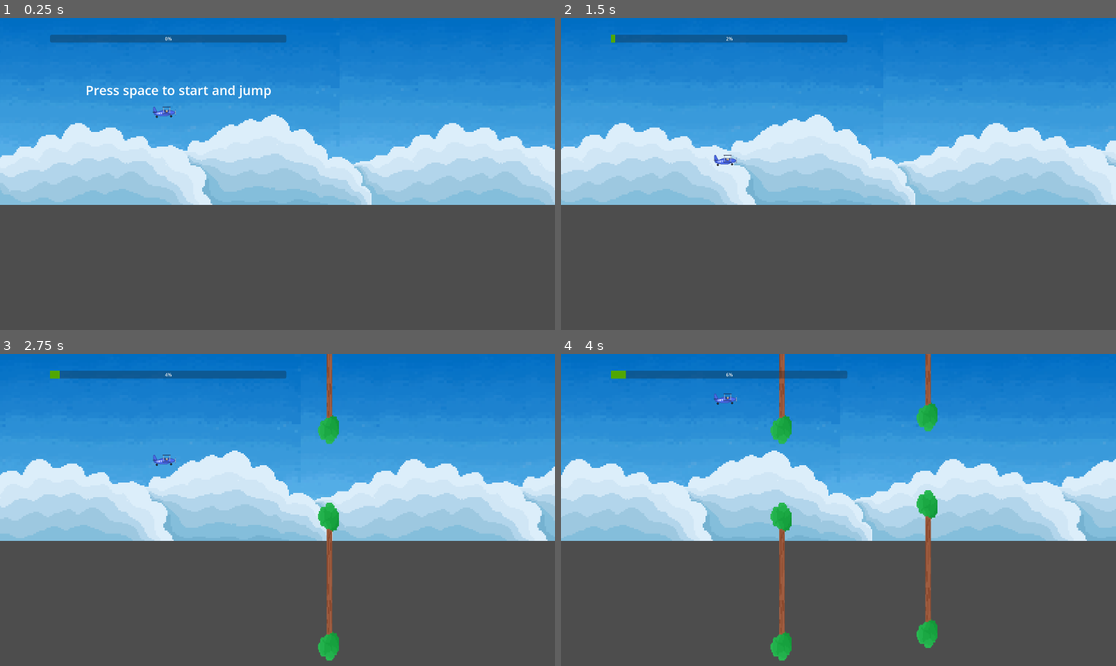
Above: before the commit, frames 1-4 (two rows, left to right).
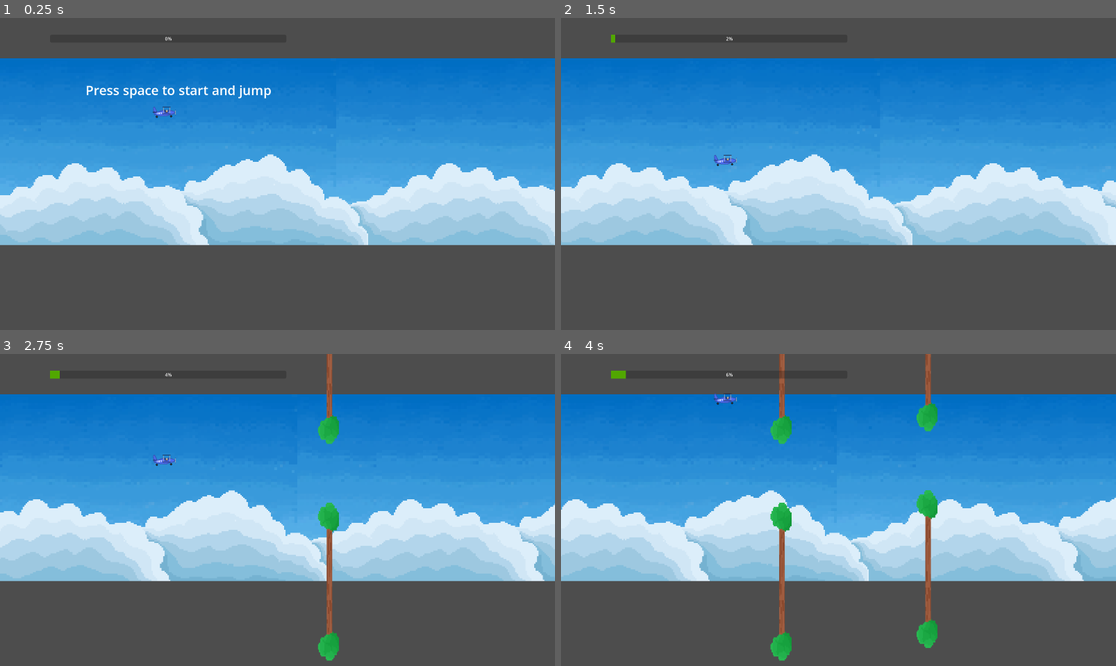
Above: after the commit, the same moments.

Repository: Orozon64/The-Sauna-Pact
Game: Godot game, scene res://scenes/flying.tscn
Two runs of this game, one before a commit and one after it. Both use one fixed random seed, a clock stepped at 60 frames per second and the inputs below. This scene is started directly instead of the project's main scene.
Inputs:
- Up to frame 1 (0.25 s): no input
- Up to frame 2 (1.5 s): tap Space at 0.5, 1.35 s; hold D (move_right) 0.53-1.28 s; hold Space 0.53-1.28 s; tap E (item_interact) at 0.6 s; hold S (move_down) from 1.28 s (still down)
- Up to frame 3 (2.75 s): tap Space at 1.52, 1.82 s; tap E (item_interact) at 1.55 s; release S (move_down) at 2.03 s; hold D (move_right) from 2.03 s (still down); hold Space from 2.03 s (still down); tap Enter (advance_dialogue) at 2.1 s
- Up to frame 4 (4 s): release D (move_right) at 2.78 s; release Space at 2.78 s; hold W (move_up) 2.78-3.53 s; tap E (item_interact) at 2.85, 3.6 s; tap Space at 3.02, 3.32 s; hold A (move_left) from 3.53 s (still down); hold Space from 3.53 s (still down)

The runs differ from the first frame. In frame 1, 58% of the frame differs, in the area x 0-100%, y 0-73%; in frame 2, 58%; in frame 3, 57%; in frame 4, 57%.

Commit message:
added game over sfx to plane

Diff:
--- a/scenes/flying.tscn
+++ b/scenes/flying.tscn
@@ -4,6 +4,7 @@
 [ext_resource type="Script" uid="uid://bgxyyt3qxapgm" path="res://scripts/flying.gd" id="1_itql5"]
 [ext_resource type="Script" uid="uid://dc2pivwqe1mm6" path="res://scripts/plane.gd" id="2_f8bqj"]
 [ext_resource type="Script" uid="uid://525dooou10pn" path="res://scripts/progress.gd" id="4_dkbag"]
+[ext_resource type="AudioStream" uid="uid://cnai7jxnsg4re" path="res://Sound Effects/FlappyBirdFly.mp3" id="4_h2m2m"]
 [ext_resource type="Texture2D" uid="uid://cbplb3373wg11" path="res://images/sprites/flyingBackgroundHigh.png" id="5_75y6s"]
 
 [sub_resource type="RectangleShape2D" id="RectangleShape2D_itql5"]
@@ -30,6 +31,10 @@
 position = Vector2(-1.5, 5)
 shape = SubResource("RectangleShape2D_itql5")
 
+[node name="FlySoundPlayer" type="AudioStreamPlayer2D" parent="Plane" unique_id=1296171907]
+stream = ExtResource("4_h2m2m")
+bus = &"SFX"
+
 [node name="ProgressBar" type="ProgressBar" parent="." unique_id=956929495]
 z_index = 10
 offset_left = 173.0
@@ -55,7 +60,7 @@
 [node name="SkyBox" type="Parallax2D" parent="." unique_id=671951024]
 z_index = -6
 scroll_scale = Vector2(0.1, 1)
-scroll_offset = Vector2(562, 333)
+scroll_offset = Vector2(-743, 472)
 repeat_size = Vector2(1294, 0)
 repeat_times = 2
 
--- a/scenes/flyingGameOver.tscn
+++ b/scenes/flyingGameOver.tscn
@@ -1,6 +1,7 @@
 [gd_scene format=3 uid="uid://cfyvwviicfyjo"]
 
 [ext_resource type="Script" uid="uid://dfhwccpggjc4c" path="res://scripts/gameOver.gd" id="1_ff314"]
+[ext_resource type="AudioStream" uid="uid://dp60h4qga6juv" path="res://Sound Effects/FlappyBirdFail.mp3" id="2_bv3ie"]
 
 [node name="Node2D" type="Node2D" unique_id=1854361263]
 position = Vector2(586, 333)
@@ -26,4 +27,8 @@
 vertical_alignment = 1
 metadata/_edit_use_anchors_ = true
 
+[node name="GameOverSoundPlayer" type="AudioStreamPlayer" parent="." unique_id=1607336771]
+stream = ExtResource("2_bv3ie")
+autoplay = true
+
 [connection signal="button_down" from="Button" to="." method="_on_button_button_down"]
--- a/scripts/dialogue_manager.gd
+++ b/scripts/dialogue_manager.gd
@@ -60,6 +60,7 @@
 		1:
 			next_scene = "finnish_map"
 			dialogue_sfx = ["ReindeerIntro/ri1", "ReindeerIntro/ri2", "ReindeerIntro/ri3", "ReindeerIntro/ri4", "ReindeerIntro/ri5", "ReindeerIntro/ri6", "ReindeerIntro/ri7", "ReindeerIntro/ri8", "ReindeerIntro/ri9", "ReindeerIntro/ri10",]
+
 	$DialogueRTLabel.text = ""
 	current_scene_dialogue = dialogue_dict.get(scene_id)
 	$TalkingSFXPlayer.stream = ResourceLoader.load("res://Sound Effects/" + dialogue_sfx[0] + ".mp3")
--- a/scripts/plane.gd
+++ b/scripts/plane.gd
@@ -56,6 +56,7 @@
 func _input(ev):
 
 	if Input.is_key_pressed(KEY_SPACE) and cooldown == 0 and !ended:
+		$FlySoundPlayer.play()
 		if !started:
 			started = true
 		print("Space")
Not shown, added: Sound Effects/FlappyBirdFail.mp3.import
Not shown, added: Sound Effects/FlappyBirdFly.mp3.import
Not shown, added: Sound Effects/SamolotBumBum.mp3.import
Not shown, added: Sound Effects/TrollCave1.mp3.import
Not shown, added: Sound Effects/TrollCave2.mp3.import
Renamed: scenes/barn.png -> images/sprites/barn.png
Not shown, added: images/sprites/barn.png.import
Renamed: scenes/house.png -> images/sprites/house.png
Not shown, added: images/sprites/house.png.import
Renamed: scenes/house2.png -> images/sprites/house2.png
Not shown, added: images/sprites/house2.png.import
Not shown, added: images/sprites/planeCrash.png.import
(and 4 more such lines)
